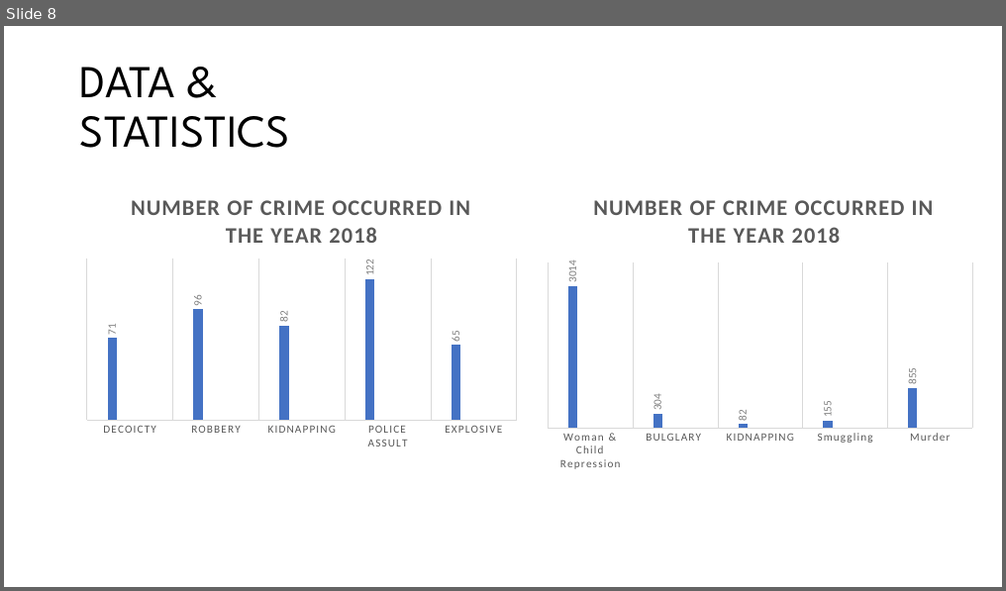
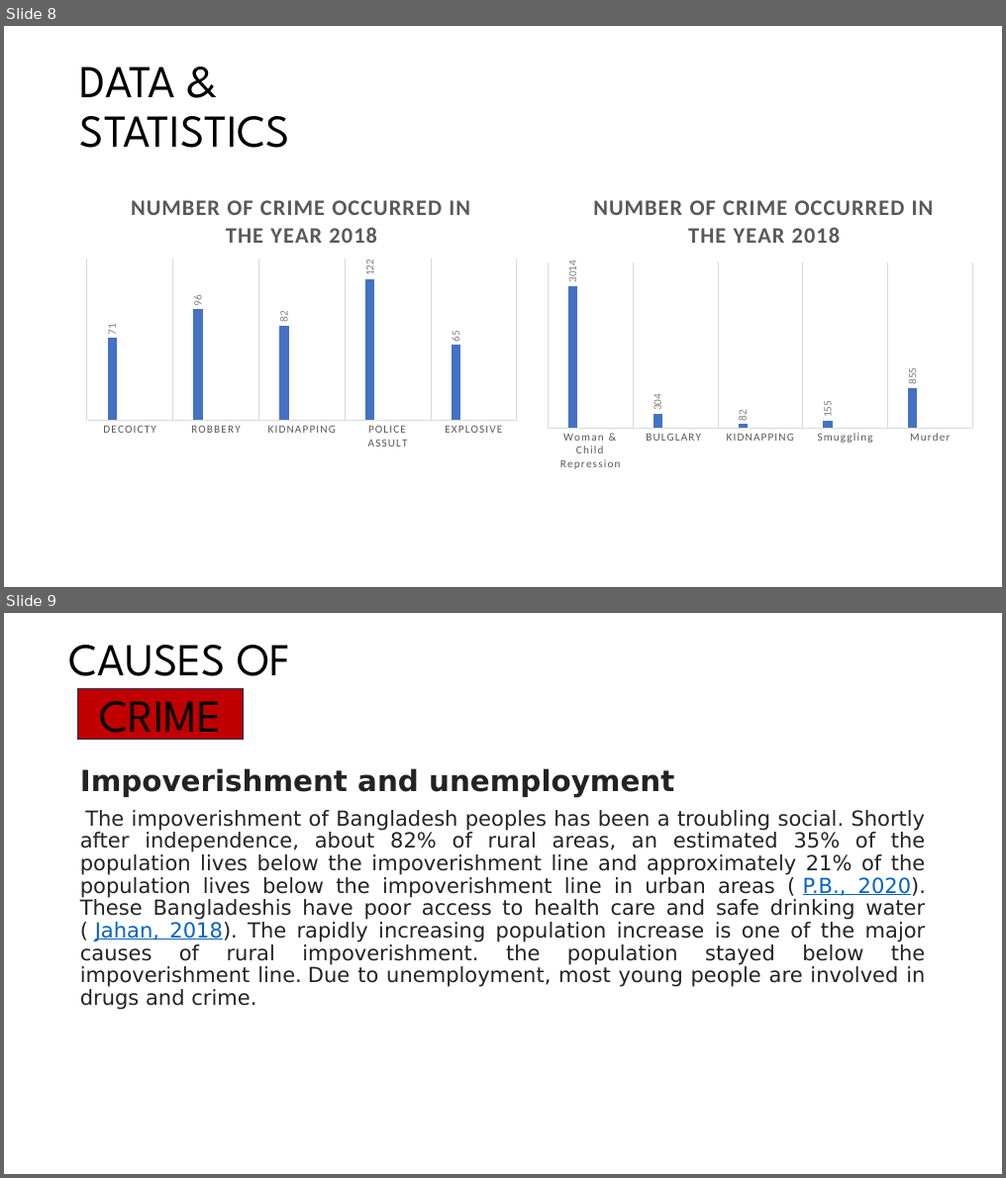
Before and after one commit to Tishat2247019/SUMMER-22-23, a slide deck: BGS/FINAL PRESENTATION/CRIME IN DHAKA CITY.pptx. Shown one above the other, each under a label of ours: slide 8 before the commit, slides 8 and 9 after it. The pictures are 1006x591 and 1006x1178 pixels, drawn with LibreOffice and Linux fonts; fonts in the diff are those of the drawing. Boxes give left, top, right and bottom in pixels: in the first picture for what was removed or moved away, otherwise in the second. Text is boxed around its words. In the diff, an @@ line names an element or a change of style, - is before the commit and + after.

Commit message:
added causes & impact on society slides

```diff
--- a/BGS/FINAL PRESENTATION/CRIME IN DHAKA CITY.pptx
+++ b/BGS/FINAL PRESENTATION/CRIME IN DHAKA CITY.pptx
@@ slide 9 added at (4, 613, 1002, 1174), background #FFFFFF @@
@@ title added at (69, 645, 290, 690), 44 pt, text #000000 @@
+CAUSES OF
@@ rectangle added at (78, 689, 244, 740), fill #C00000, outline #1E3256 1 pt, 44 pt, text #000000 @@
+CRIME
@@ text added at (80, 768, 926, 1010), 20 pt, text #232323 @@
+Impoverishment and unemployment
+The impoverishment of Bangladesh peoples has been a troubling social. Shortly after independence, about 82% of rural areas, an estimated 35% of the population lives below the impoverishment line and approximately 21% of the population lives below the impoverishment line in urban areas ( P.B., 2020). These Bangladeshis have poor access to health care and safe drinking water ( Jahan, 2018). The rapidly increasing population increase is one of the major causes of rural impoverishment. the population stayed below the impoverishment line. Due to unemployment, most young people are involved in drugs and crime.
```
Also in this commit, not shown: 8 other slides added.
